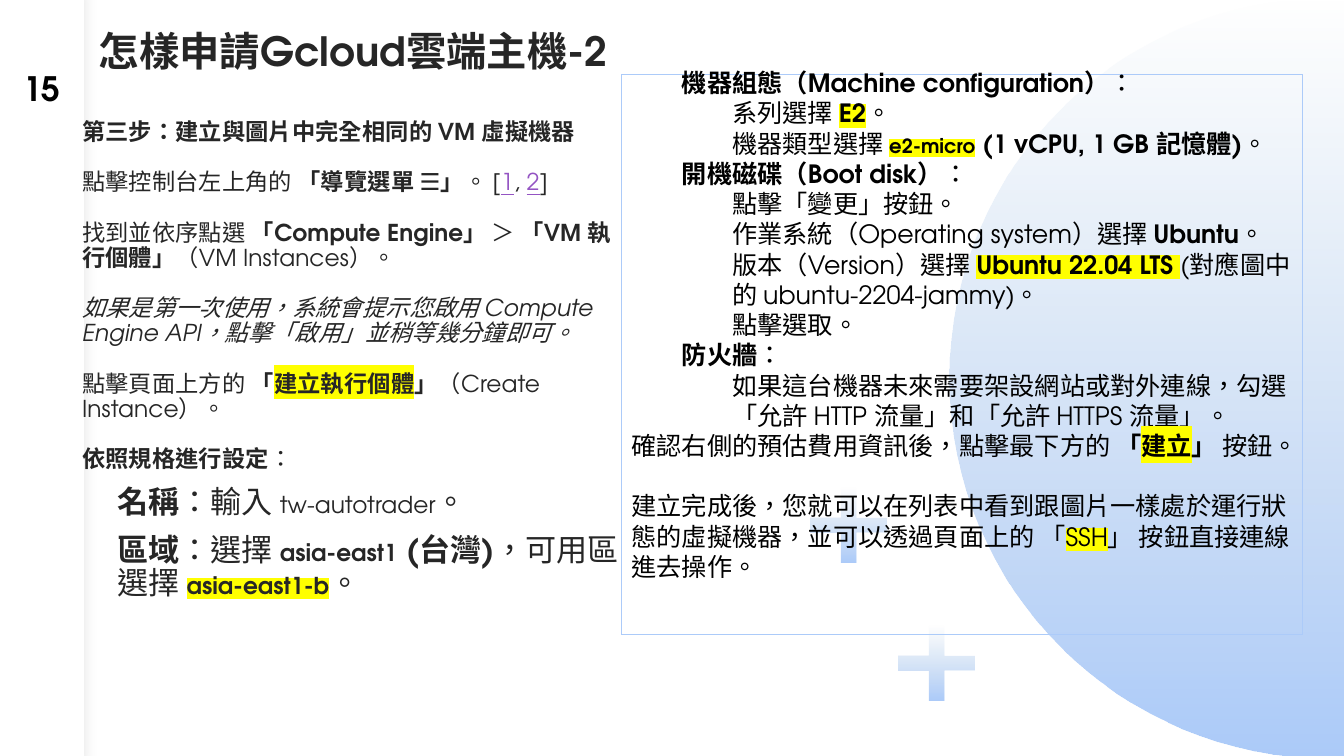
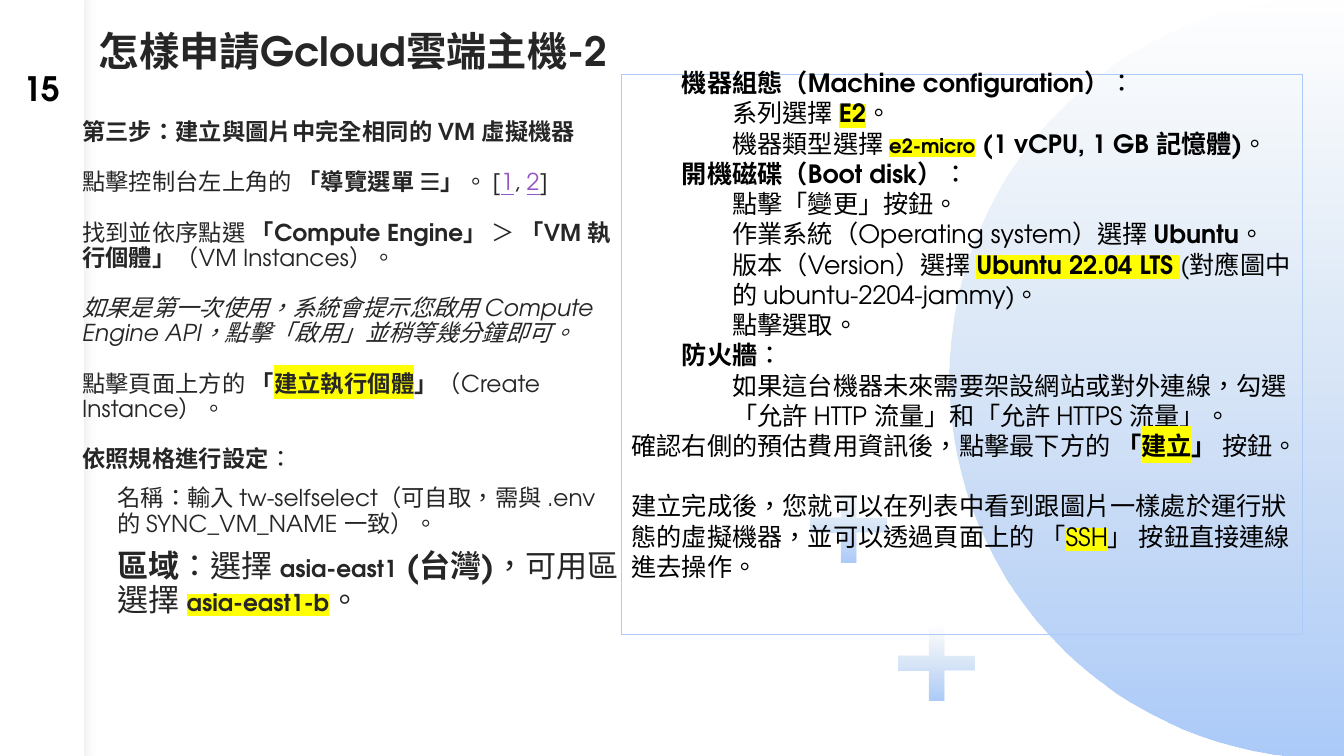
Before and after one commit to dinchentech/tw-selfselect, a slide deck: slide 15 of plans/ppt/TW-SELFSELECT台股買賣自動化系統-W1-講稿版.pptx. Drawn at 1344x756 pixels with LibreOffice and Linux fonts; fonts in the diff are those of the drawing. Boxes give left, top, right and bottom in pixels: in the first picture for what was removed or moved away, otherwise in the second. Text is boxed around its words. In the diff, an @@ line names an element or a change of style, - is before the commit and + after.

Commit message:
plans/ppt：清掉投影片中指向 tw-autotrader 的殘留（git/作者/資料夾/VM 命名範例）
- W1 s3：GitHub repo 改指 tw-selfselect、作者文案同步
- W1 s7：儀表板網址保留（母專案真實頁面，tw-selfselect 尚無 Pages），加註「母專案示範儀表板」
- W1 s14–16：VM 命名教學範例 tw-autotrader→tw-selfselect，並註明實例名可自取、.env 的 SYNC_VM_NAME 要一致
- W2 s2/s12/s14/s17：舊資料夾改中性描述；VM 實例圖與 ssh 指令改用 tw-selfselect（附名稱一致提醒）
- W6 s12：gcloud 輸出示例改為 tw-selfselect
- 掃描後僅剩 W1 s7 的母專案儀表板網址 2 處（刻意保留）

```diff
--- a/plans/ppt/TW-SELFSELECT台股買賣自動化系統-W1-講稿版.pptx
+++ b/plans/ppt/TW-SELFSELECT台股買賣自動化系統-W1-講稿版.pptx
@@ text at [117,486,595,535]: text changed @@
-  名稱：輸入 tw-autotrader。
+  名稱：輸入 tw-selfselect（可自取，需與 .env 的 SYNC_VM_NAME 一致）。
```
Also in this commit, not shown: 4 other slides changed, 2 other files.
